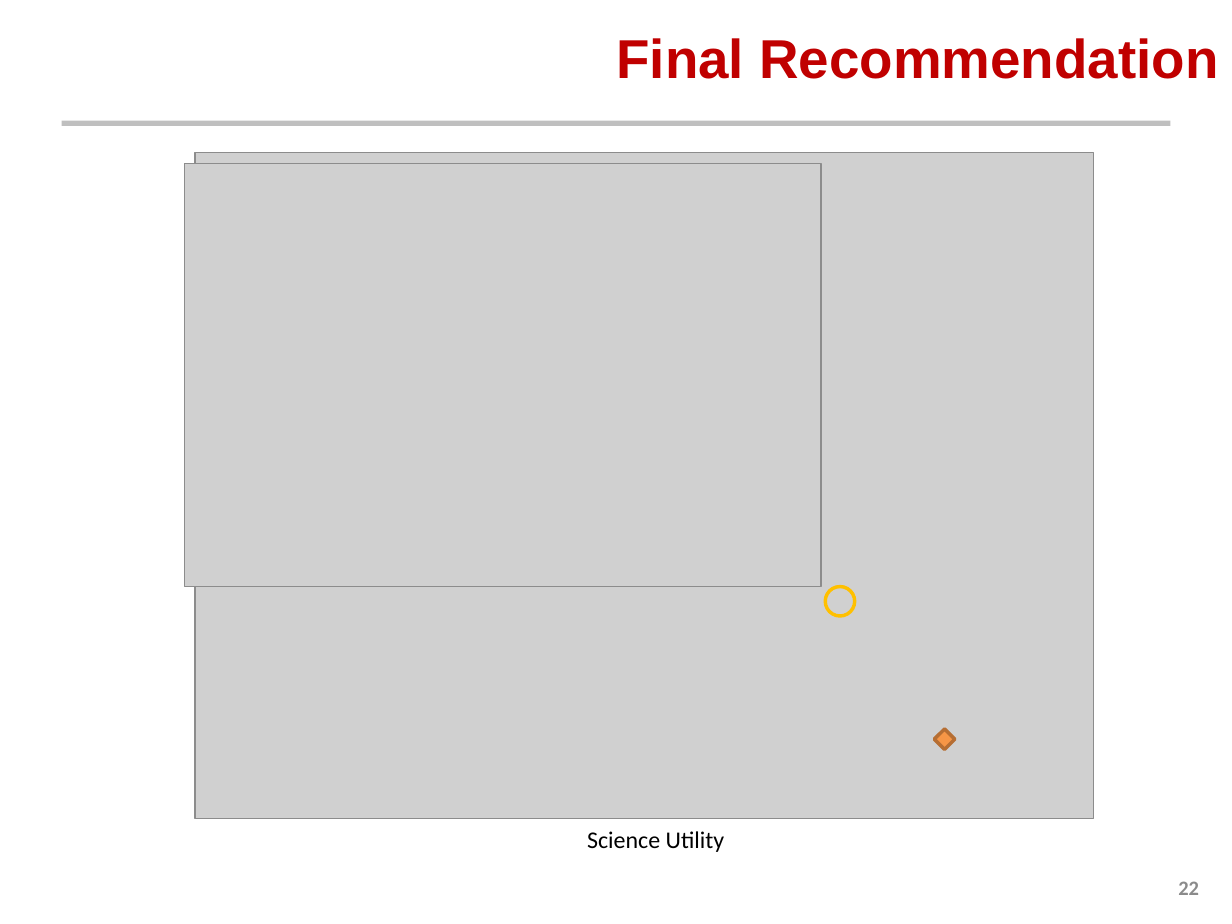
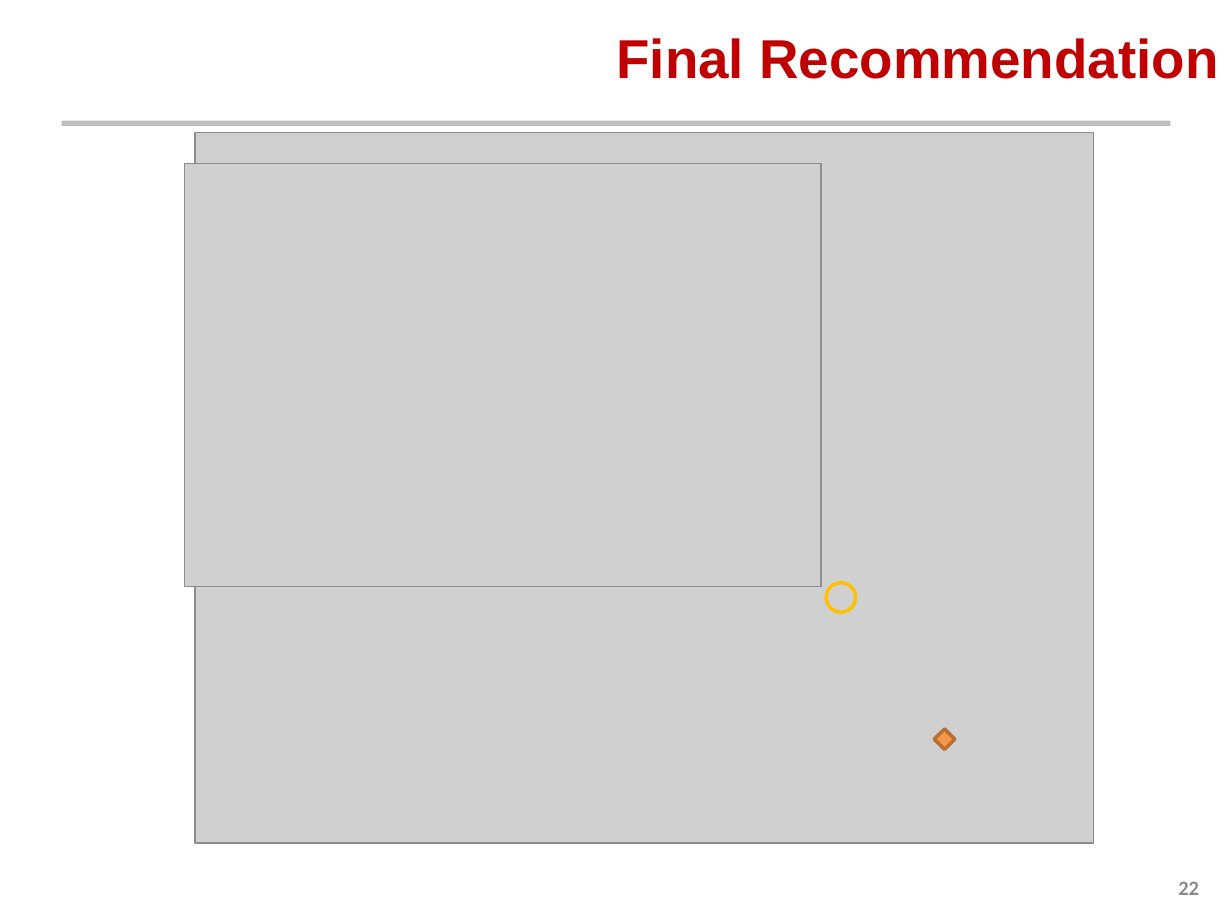
Before and after one commit to AeroSigma/Mars2040, a slide deck: slide 22 of MSDO/Assignment5/Mars 2040 Optimization Presentation.pptx. Drawn at 1232x924 pixels with LibreOffice and Linux fonts; fonts in the diff are those of the drawing; grey boxes stand for pictures; background and template pictures are left out. Boxes give left, top, right and bottom in pixels: in the first picture for what was removed or moved away, otherwise in the second. Text is boxed around its words. In the diff, an @@ line names an element or a change of style, - is before the commit and + after.

```diff
--- a/MSDO/Assignment5/Mars 2040 Optimization Presentation.pptx
+++ b/MSDO/Assignment5/Mars 2040 Optimization Presentation.pptx
@@ picture: place and size @@
-picture at box(195, 153, 1093, 818)
+picture at box(195, 132, 1093, 843)
@@ ellipse: place and size @@
-ellipse at box(825, 586, 855, 616)
+ellipse at box(827, 583, 856, 612)
@@ text removed at box(587, 831, 725, 852) @@
-Science Utility
```
Also in this commit, not shown: 2 other slides changed, 4 other files.
